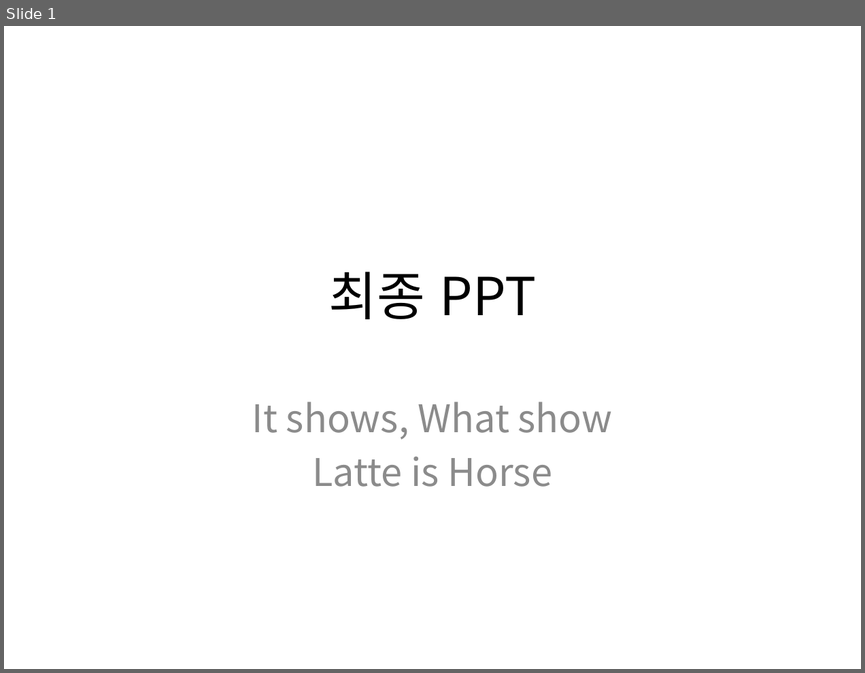
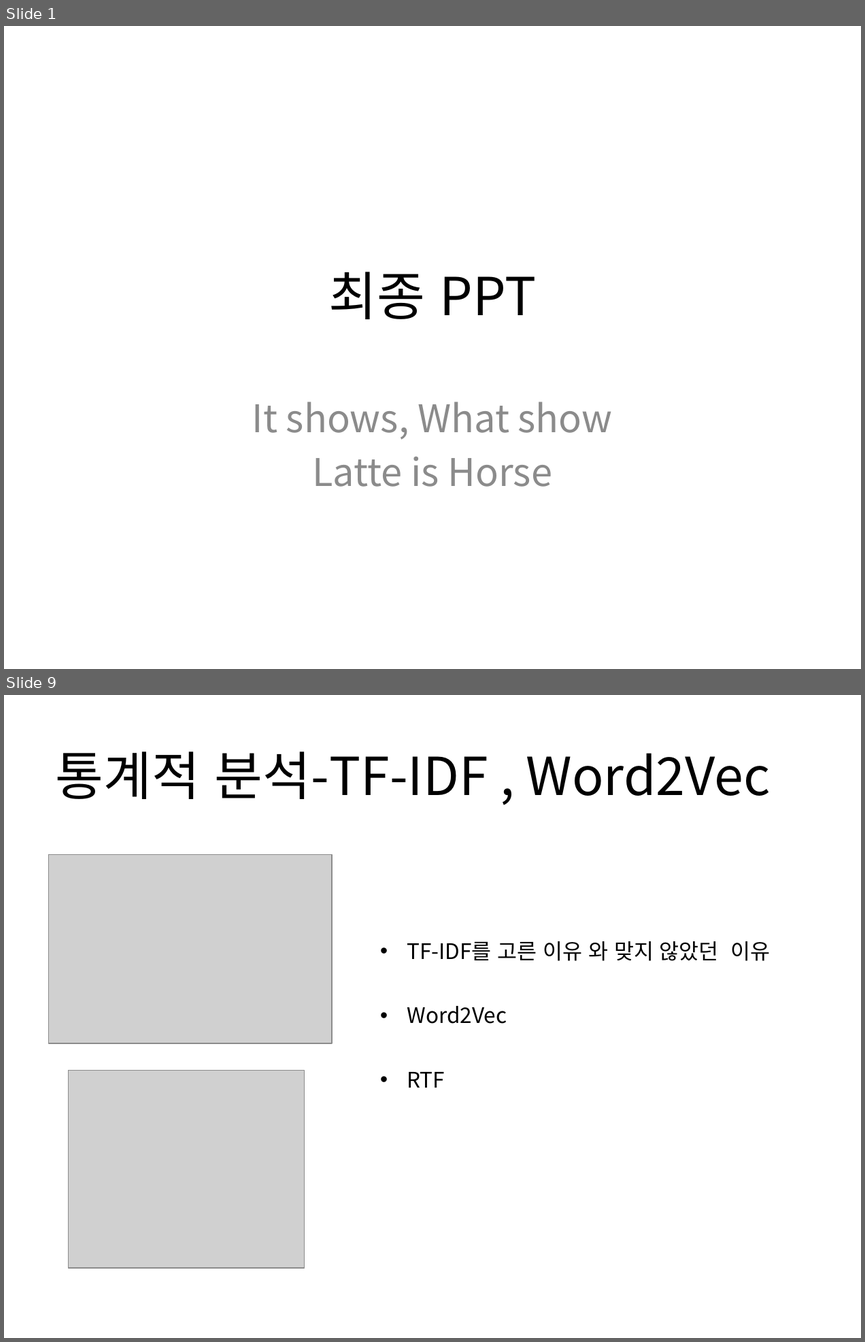
Before and after one commit to HaYongdae/issuewhatshow, a slide deck: doc/최종 PPT.pptx. Shown one above the other, each under a label of ours: slide 1 before the commit, slides 1 and 9 after it; the slides between them are not shown. The pictures are 865x673 and 865x1342 pixels, drawn with LibreOffice and Linux fonts; fonts in the diff are those of the drawing; grey boxes stand for pictures. Boxes give left, top, right and bottom in pixels: in the first picture for what was removed or moved away, otherwise in the second. Text is boxed around its words. In the diff, an @@ line names an element or a change of style, - is before the commit and + after.

```diff
--- a/doc/최종 PPT.pptx
+++ b/doc/최종 PPT.pptx
@@ slide 9 added at (x1=4, y1=695, x2=861, y2=1338), background #FFFFFF @@
@@ title added at (x1=56, y1=751, x2=770, y2=799), 44 pt, text #000000 @@
+통계적 분석-TF-IDF , Word2Vec
@@ picture added at (x1=49, y1=854, x2=332, y2=1043) @@
@@ text added at (x1=407, y1=941, x2=770, y2=1087), 18 pt, text #000000 @@
+• TF-IDF를 고른 이유 와 맞지 않았던 이유
+• Word2Vec
+• RTF
@@ picture added at (x1=68, y1=1070, x2=305, y2=1268) @@
```
Also in this commit, not shown: 10 other slides added.
